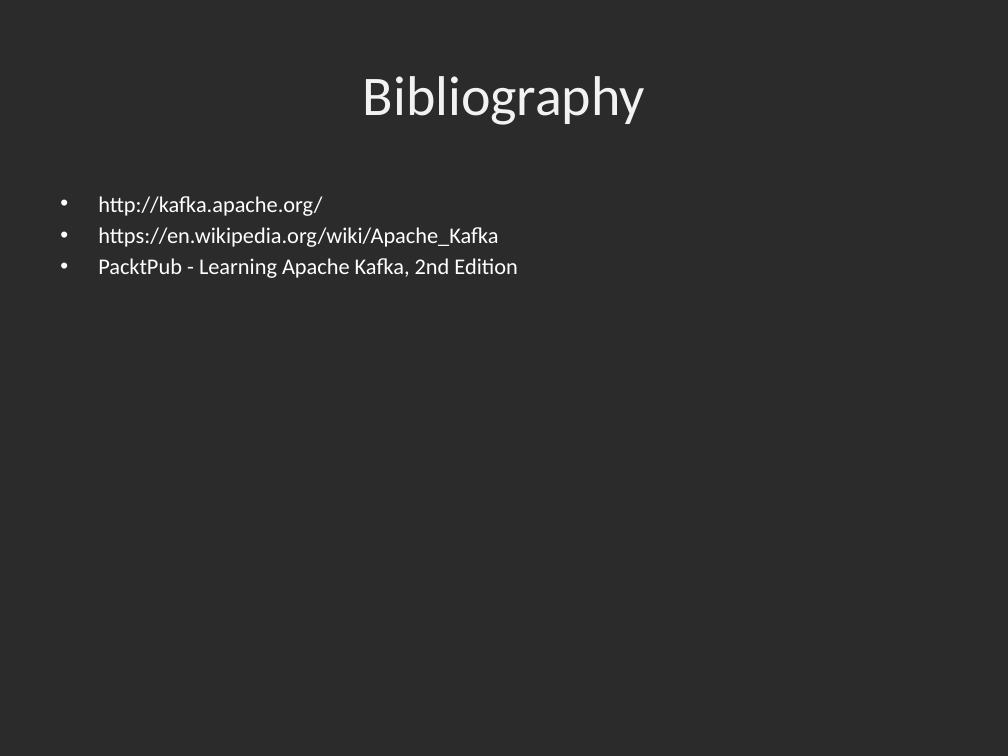
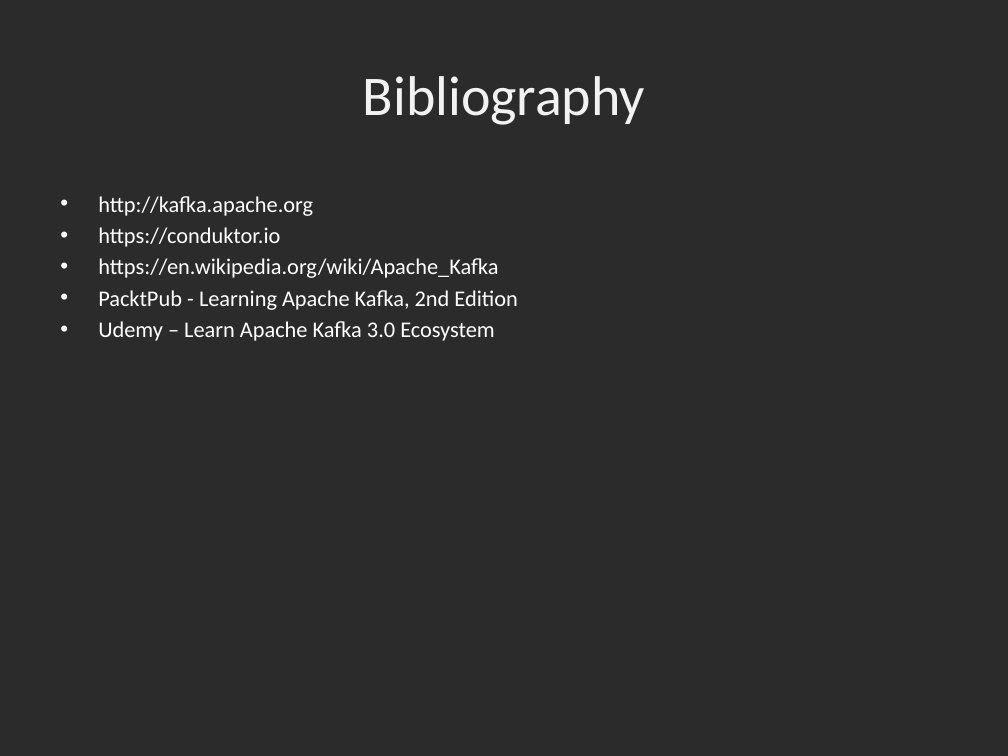
Before and after one commit to kenshincommon/ppts, a slide deck: slide 87 of Presentations/Apache Kafka/Apache Kafka.pptx (slide 26 before the commit). Drawn at 1008x756 pixels with LibreOffice and Linux fonts; fonts in the diff are those of the drawing; background and template pictures are left out; a plain dark background stands for a picture behind light text. Boxes give left, top, right and bottom in pixels: in the first picture for what was removed or moved away, otherwise in the second. Text is boxed around its words. In the diff, an @@ line names an element or a change of style, - is before the commit and + after.

Commit message:
DNS+FileBeat+Kafka+Filebeat+ELK+OpenSSL+SSE+Junit5+Mockito

```diff
--- a/Presentations/Apache Kafka/Apache Kafka.pptx
+++ b/Presentations/Apache Kafka/Apache Kafka.pptx
@@ text at bbox=[98, 196, 313, 247]: text changed @@
-• http://kafka.apache.org/
+• http://kafka.apache.org
+• https://conduktor.io
@@ text at bbox=[98, 321, 495, 341]: paragraph added @@
+• Udemy – Learn Apache Kafka 3.0 Ecosystem
```
Also in this commit, not shown: 4 other slides changed, 61 slides added, 11 other files.
